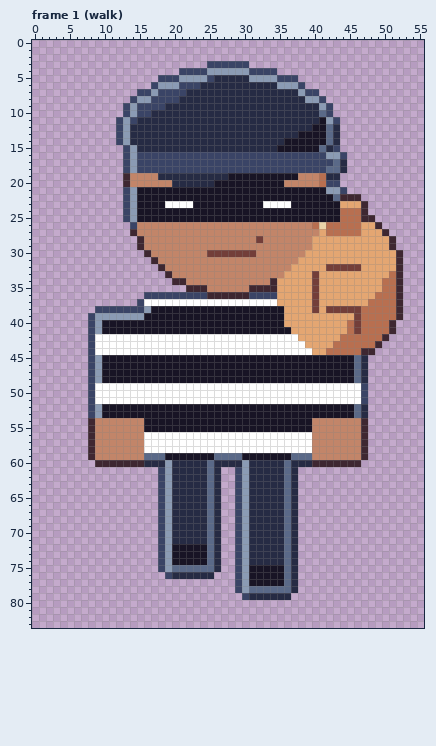
Edited in one commit: pixel-art file (art/road/thief.aseprite). Above is the file before it was changed.
56x84 pixels, 6 frames. Shown: frame 1 (walk). The commit also changed other frames, which this record leaves out.
The result:
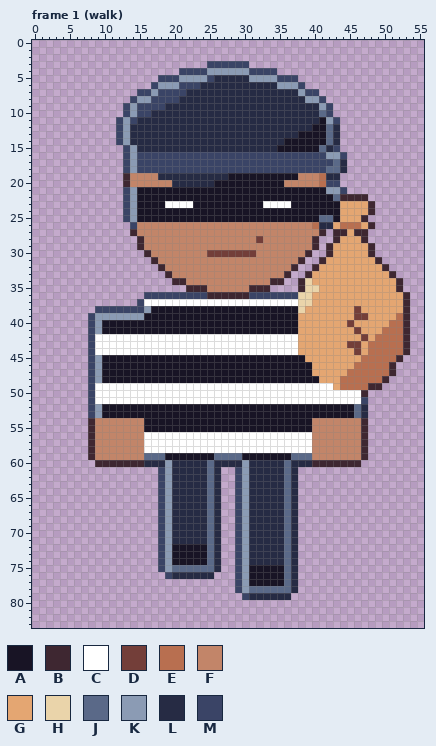
Palette (. is transparent): A #181425  B #3e2731  C #ffffff  D #733e39  E #b86f50  F #c28569  G #e4a672  H #ead4aa  J #5a6988  K #8b9bb4  L #262b44  M #3a4466
Diff:
--- frame 1 (walk)
@@ x 32..55 @@
 21 AAAAAAAAAAKKM...........
-22 AAAAAAAAAAAJBBB.........
-23 ACCCCAAAAAAAGGGB........
-24 AAAAAAAAAAAAEEEB........
-25 AAAAAAAAAAAAEEEBB.......
-26 FFFFFFFFEHEEEEEGGB......
-27 FFFFFFFFFGEEEEEGGGB.....
-28 DFFFFFFFGGGGGGGGGGGB....
-29 FFFFFFFFGGGGGGGGGGGB....
-30 FFFFFFFGGGGGGGGGGGGGB...
-31 FFFFFFGGGGGGGGGGGGGGB...
-32 FFFFFGGGGGDDDDDGGGGGB...
-33 FFFFGGGGDGGGGGGGGGGEB...
-34 FFBGGGGGDGGGGGGGGGEEB...
-35 BBBGGGGGDGGGGGGGGGEEB...
-36 MMMGGGGGDGGGGGGGGEEEB...
-37 CCCGGGGGDGGGGGGGEEEEB...
-38 AAAAGGGGDGDDDDDEEEEEB...
-39 AAAAGGGGGGGGGGDEEEEEB...
-40 AAAAGGGGGGGGGEDEEEEB....
-41 AAAAAGGGGGGGGEDEEEEB....
-42 CCCCCCGGGGGGEEEEEEB.....
-43 CCCCCCCGGGGEEEEEEB......
-44 CCCCCCCCGGEEEEEBB.......
-45 AAAAAAAAAAAAAAJL........
-46 AAAAAAAAAAAAAAJL........
-47 AAAAAAAAAAAAAAJL........
-48 AAAAAAAAAAAAAAJL........
-49 CCCCCCCCCCCCCCCM........
-50 CCCCCCCCCCCCCCCM........
+22 AAAAAAAAAAAJBBBB........
+23 ACCCCAAAAAAAGGGGB.......
+24 AAAAAAAAAAAAGGGGB.......
+25 AAAAAAAAAJJAGGGB........
+26 FFFFFFFFELLGEEEGB.......
+27 FFFFFFFFFB.BBGBB........
+28 DFFFFFFFB..BGGGB........
+29 FFFFFFFFB.BGGGGGB.......
+30 FFFFFFFB..BGGGGGB.......
+31 FFFFFFB..BGGGGGGGB......
+32 FFFFFB..BGGGGGGGGGB.....
+33 FFFFB..BGGGGGGGGGGGB....
+34 FFBB..BHGGGGGGGGGGGGB...
+35 BB....BHHGGGGGGGGGGGB...
+36 MMMMMMHHGGGGGGGGGGGGGB..
+37 CCCCCCHHGGGGGGGGGGGGGB..
+38 AAAAAAHGGGGGGGDGGGGGGB..
+39 AAAAAAGGGGGGGGDDGGGGEB..
+40 AAAAAAGGGGGGGDGGGGGEEB..
+41 AAAAAAGGGGGGGGDGGGEEEB..
+42 CCCCCCGGGGGGGGGDGEEEEB..
+43 CCCCCCGGGGGGGDDGEEEEEB..
+44 CCCCCCGGGGGGGGDGEEEEEB..
+45 AAAAAAAGGGGGGGGEEEEEB...
+46 AAAAAAAAGGGGGGEEEEEB....
+47 AAAAAAAAGGGGGEEEEEEB....
+48 AAAAAAAAAGGGEEEEEEB.....
+49 CCCCCCCCCCCGEEEEBB......
+50 CCCCCCCCCCCCCCCB........
 51 CCCCCCCCCCCCCCCM........
Where, in picture pixels (left, top, right, bottom), the same in both pictures:
changed: (270, 194, 410, 397)
